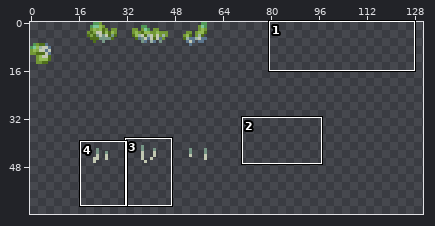
A sprite sheet gets an edit: Assets/Tiles/MagikeSeries2/ChalcedonyMoss.png. Above, an overview of the earlier version with the close-up marked.
Close-up. As it was:
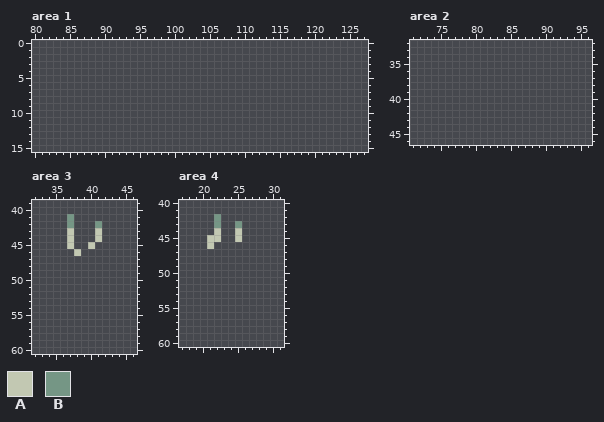
The file is 512x480 pixels, drawn in blocks of 2x2; one block is one cell here. Shown: area 1: x 80..127, y 0..15; area 2: x 71..96, y 32..46; area 3: x 32..46, y 39..60; area 4: x 17..31, y 40..60. The old version is drawn lined up with the new one, on the new canvas. The wide view leaves out empty margins. The commit also changed other parts of the picture, which this record leaves out.
Palette (. is transparent): A #c2c8b2  B #759685
Pixels before, area 3, first column x 37:
41 B....
42 B...B
43 A...A
44 A...A
45 A..A.
46 .A...
Pixels before, area 4, first column x 21:
42 .B...
43 .B..B
44 .A..A
45 AA..A
46 A....
After the commit:
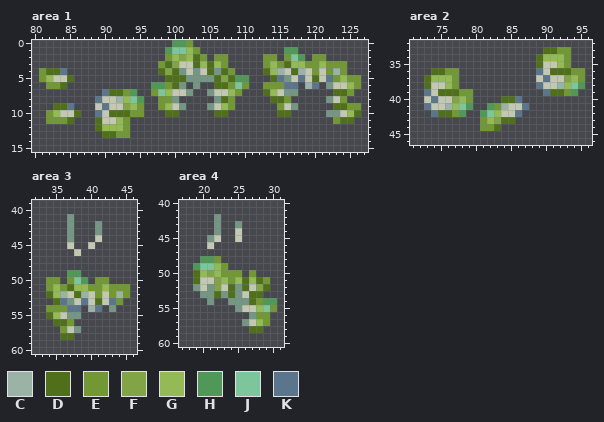
Colours new in this view: C #9bb2a6  D #4f6f1a  E #729735  F #80a446  G #93ba54  H #509858  J #7dc69b  K #5b758d
Difference:
canvas 256x240 -> 208x80 (the part of the old canvas that was cut away was empty and is not shown)
Changed rows in their new state; - is an unchanged pixel.
Area 1:
first column x 81:
 0 -------------------HHE------------------------
 1 ------------------HJJGE------------HH---------
 2 ------------------EGFGDE-EE-----EE-EJH-EE-----
 3 -----------------EDFAADGDGE-----EGEDGGEEGEEE--
 4 EDDK-------------DFDBABADBDE----DGCADCAEAECE--
 5 EGAAD-------------DDDBBBBDFDHH---DKBAKADAKEGEE
 6 -EED------------HHEDB-B--DDEJE--EEEKK-CK-BAAGE
 7 ---------KDDEH--EJGAAB--BAAGE---DGABB-----DDE-
 8 --------KAACGJH--EEB-----BDE-----DDE-----BAE--
 9 --DDK---AKAAFGE--EGAB---BAGE------EAB-----DDEE
10 -EGAAD--KADDDEE---DD-----DD-------DD-----BBAGD
11 -EEED---DAAGE-----------------------------EDD-
12 --------DGGGE---------------------------------
13 ---------DDEE---------------------------------
Area 2:
first column x 73:
33 -----------------DDEE--
34 ----------------DGGGE--
35 ----------------DAAGE--
36 -DDEE-----------KADDDEE
37 DGGGE-----------AKAAFGE
38 DAAGE-----------KAACGJH
39 KADDDEE----------KDDEH-
40 AKAAFGE----DDK---------
41 KAACGJH--HECAAK--------
42 -KDDEH--HJGAAK---------
43 --------EGFDD----------
44 --------EED------------
Area 3:
first column x 37:
43 B---B
44 B----
first column x 34:
49 ---HH-------
50 EE-EJH-EE---
51 EGEDGGEEGEEE
52 DGCADCAEAECE
53 -DKBAKADAKE-
54 EEEKK-CK-B--
55 DGABB-------
56 -DDE--------
57 --EAB-------
58 --DD--------
Area 4:
first column x 19:
44 ---B--------
45 --B---------
48 -HHE--------
49 HJJGE-------
50 DGFGEEE-E---
51 DAAFGEGDGDE-
52 BABFADBDAFD-
53 -BBDBDBADD--
54 --B--BBBDEHH
55 ------BAAGJE
56 --------BEE-
57 -------BAGE-
58 --------DD--
